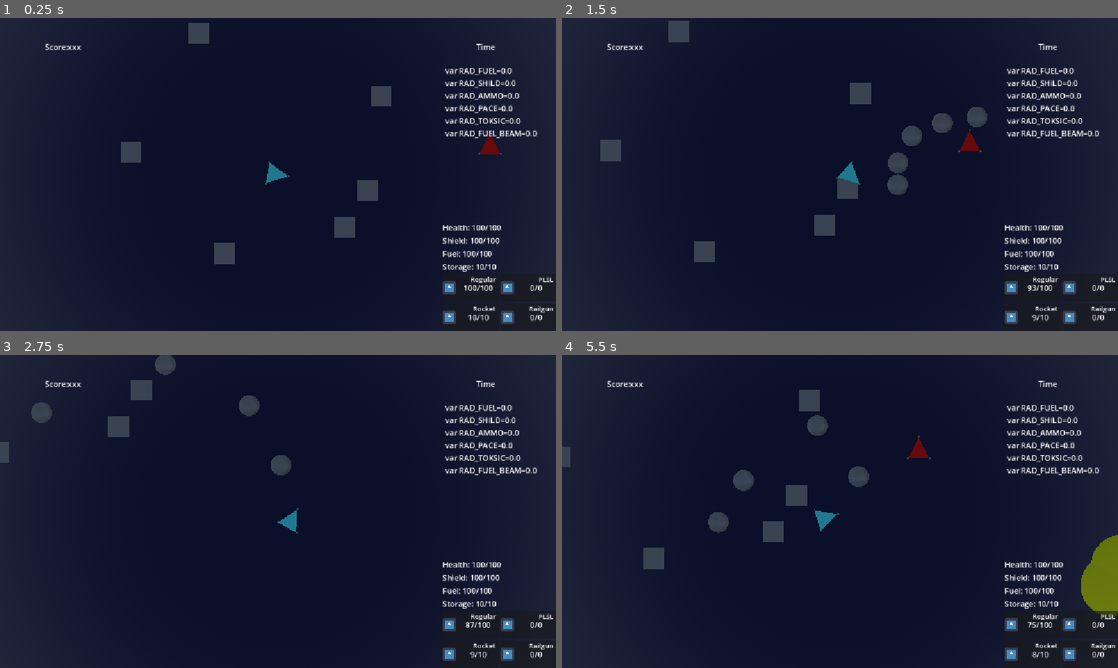
Above: before the commit, frames 1-4 (two rows, left to right).
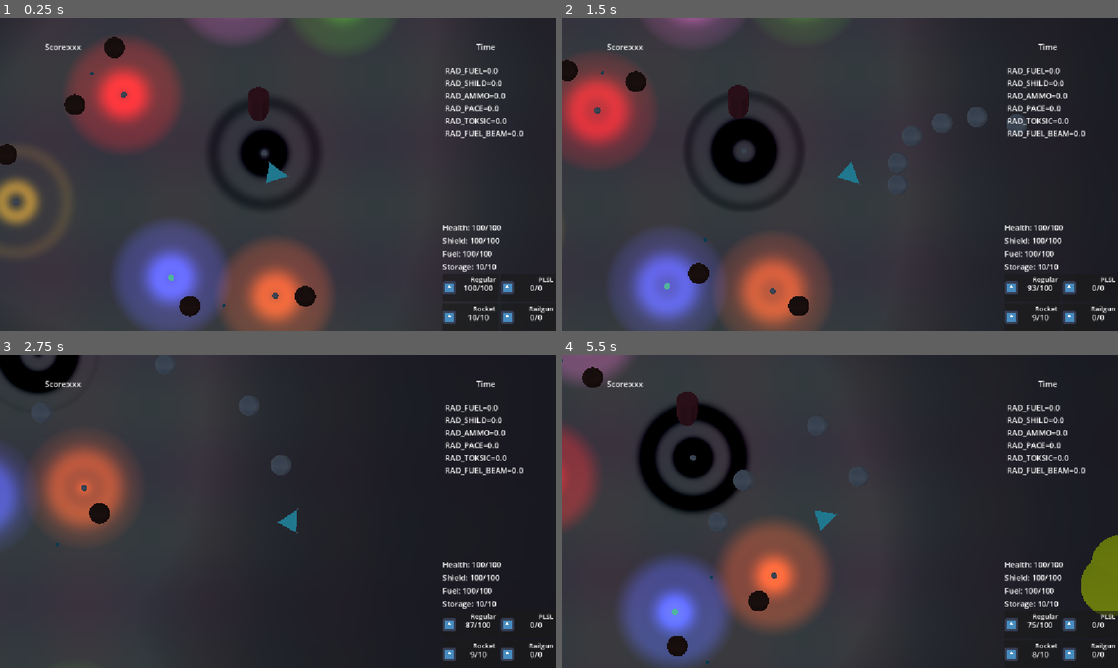
Above: after the commit, the same moments.

Repository: forklovee/SpaceJam2026
Game: Godot game, scene res://main.tscn
Two runs of this game, one before a commit and one after it. Both use one fixed random seed, a clock stepped at 60 frames per second and the inputs below. The engine's default icon, where the game draws it, is replaced by a stand-in: a white triangle on a blue panel in a dark square.
Inputs (mouse positions are in pixels of both pictures, inside the frame that each line leads up to):
- Up to frame 1 (0.25 s): no input
- Up to frame 2 (1.5 s): move the mouse to (962, 158) at 0.52 s; press the mouse at (962, 158) at 0.53 s; hold D (Right) 0.53-1.28 s; move the mouse to (728, 190) at 1.27 s; release the mouse at (728, 190) at 1.28 s; hold S (Down) from 1.28 s (still down); right-click (728, 190) at 1.35 s
- Up to frame 3 (2.75 s): move the mouse to (333, 442) at 2.02 s; release S (Down) at 2.03 s; press the mouse at (333, 442) at 2.03 s; hold D (Right) from 2.03 s (still down)
- Up to frame 4 (5.5 s): move the mouse to (812, 574) at 2.77 s; release D (Right) at 2.78 s; release the mouse at (812, 574) at 2.78 s; hold W (Up) 2.78-3.53 s; right-click (812, 574) at 2.85 s; move the mouse to (1006, 558) at 3.52 s; press the mouse at (1006, 558) at 3.53 s; hold A (Left) 3.53-5.03 s; move the mouse to (673, 464) at 4.27 s; release the mouse at (673, 464) at 4.28 s; right-click (673, 464) at 4.35 s; move the mouse to (867, 511) at 5.02 s; press the mouse at (867, 511) at 5.03 s; hold S (Down) from 5.03 s (still down)

The runs differ from the first frame. In frame 1, 80% of the frame differs, in the area x 0-97%, y 0-100%; in frame 2, 70%; in frame 3, 49%; in frame 4, 66%.

Commit message:
Update main.tscn

Diff:
--- a/main.tscn
+++ b/main.tscn
@@ -2,7 +2,7 @@
 
 [ext_resource type="Script" uid="uid://7kdhutqx8guj" path="res://main.gd" id="1_ig7tw"]
 [ext_resource type="PackedScene" uid="uid://ekk6qgvepctd" path="res://Ship/PlayerShip/player_ship.tscn" id="2_lquwl"]
-[ext_resource type="PackedScene" uid="uid://dqyem6geyier2" path="res://Level/debug_level.tscn" id="3_h2yge"]
+[ext_resource type="PackedScene" uid="uid://c446u8dav2dnv" path="res://Level/level.tscn" id="3_h2yge"]
 
 [sub_resource type="ProceduralSkyMaterial" id="ProceduralSkyMaterial_0xm2m"]
 ground_bottom_color = Color(0.059710145, 0.076380156, 0.16532534, 1)
